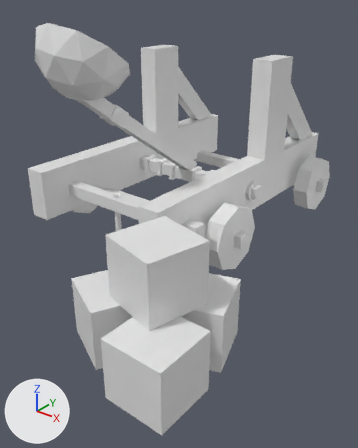
Before and after pictures for a commit that changed the Blender file Content/Units/Catapult/SK_Catapult.blend.
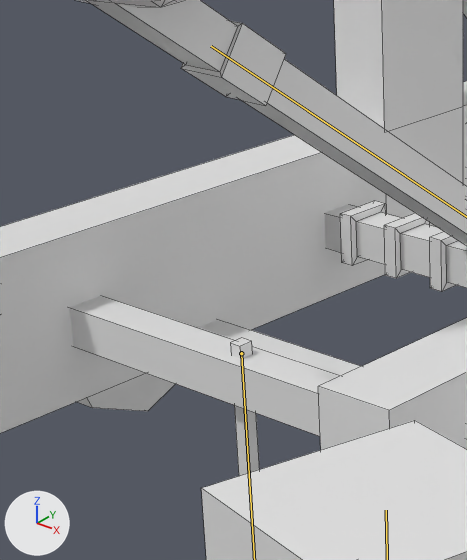
Old and new are each drawn whole from a 50 mm lens placed at (1.36, -1.519, 0.031), pointed at (0.219, -0.093, -0.853) and again close up on the part from 14% to 50% of the width and 22% to 57% of the height. The lights are fixed; the arrows at lower left show +X, +Y and +Z. Both versions are drawn at frame 29 of the action 'Bonus Anim'; the numbers are the values there. The bones that bend it are drawn over the model as lines in the close-ups. The close-ups show mesh edges as thin lines.
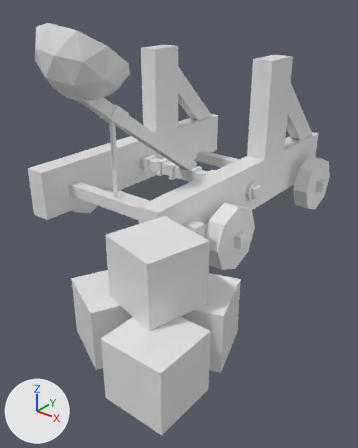
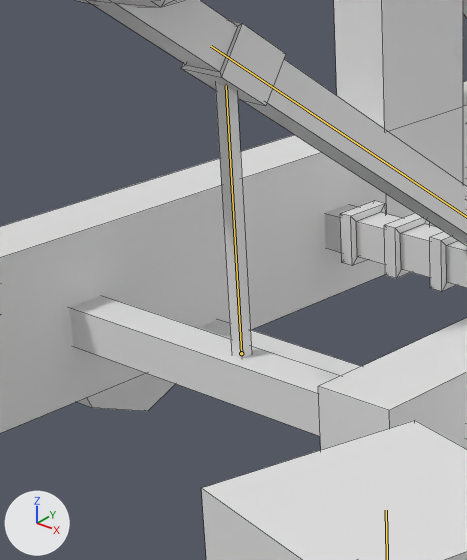
Where the change shows, as pixel boxes [x1, y1, x2, y2] in the close-ups (467 x 560 px):
'Cube', posed
    both: [0, 0, 467, 560]

Patch to the scene script:
```diff
--- a/Content/Units/Catapult/SK_Catapult.blend.py
+++ b/Content/Units/Catapult/SK_Catapult.blend.py
@@ bone_bone_002 @@
 bone_bone_002 = bpy.data.objects['Catapult Armature'].pose.bones['Bone.002']
-bone_bone_002.rotation_quaternion = (-0.001, 1.0, 0.0, 0.0)  # degrees (-180, 0, 0)
-bone_bone_002.scale = (1.0, 0.92, 1.16)
+bone_bone_002.rotation_quaternion = (1.0, 0.0, 0.0, 0.0)  # degrees (0, 0, 0)
+bone_bone_002.scale = (1.0, 1.0, 1.0)
```
